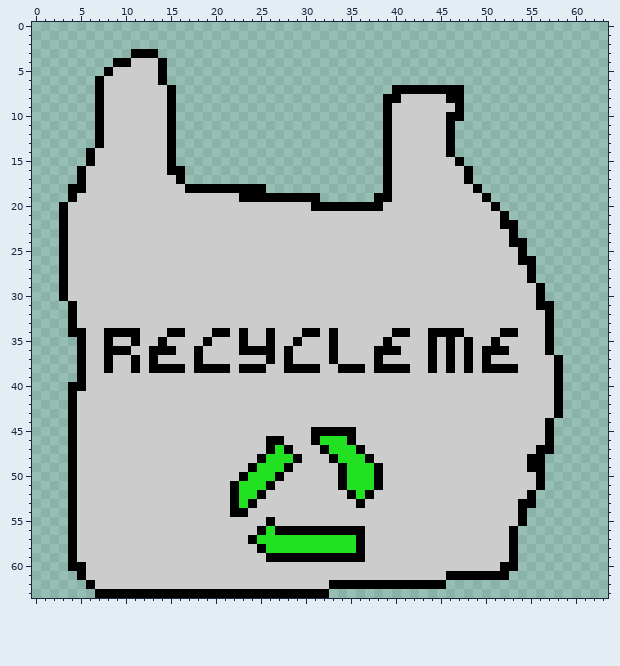
Two states of a pixel-art sprite, assets/images/trash/Bag.png. Above is the file before it was changed.
The file is 64x64 pixels.
The same view after the edit:
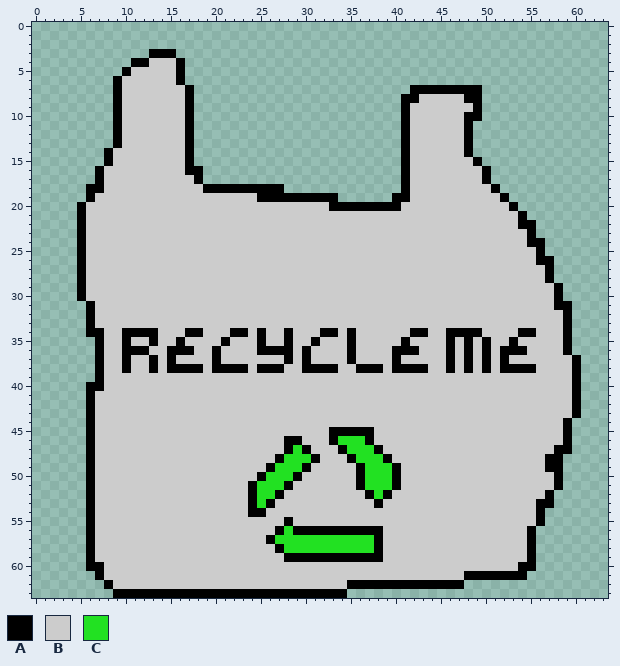
Palette (. is transparent): A #000000  B #cccccc  C #22e122
Difference:
Changed rows in their new state; - is an unchanged pixel.
first column x 3:
 3 --------..-AA---------------------------------------------
 4 ------..AA-BBA--------------------------------------------
 5 -----..A---BBA--------------------------------------------
 6 ----..A----BBA--------------------------------------------
 7 ----..A-----BBA----------------------..------AA-----------
 8 ----..A-----BBA---------------------..AA---BBAA-----------
 9 ----..A-----BBA---------------------..A-----BBA-----------
10 ----..A-----BBA---------------------..A----BBAA-----------
11 ----..A-----BBA---------------------..A----BBA------------
12 ----..A-----BBA---------------------..A----BBA------------
13 ----..A-----BBA---------------------..A----BBA------------
14 ---..A------BBA---------------------..A----BBA------------
15 ---..A------BBA---------------------..A-----BBA-----------
16 --..A-------BBAA--------------------..A------BBA----------
17 --..A--------BBA--------------------..A------BBA----------
18 -..AA---------BB-------AA-----------..A-------BBA---------
19 -..A----------------BB-------AA----..AA--------BBA--------
20 ..A-------------------------BB------AA----------BBA-------
21 ..A----------------------------------------------BBA------
22 ..A----------------------------------------------BBAA-----
23 ..A-----------------------------------------------BBA-----
24 ..A-----------------------------------------------BBAA----
25 ..A------------------------------------------------BBA----
26 ..A------------------------------------------------BBAA---
27 ..A-------------------------------------------------BBA---
28 ..A-------------------------------------------------BBA---
29 ..A--------------------------------------------------BBA--
30 ..A--------------------------------------------------BBA--
31 -..A-------------------------------------------------BBAA-
32 -..A--------------------------------------------------BBA-
33 -..A--------------------------------------------------BBA-
34 -..AABB--AA-BBAA-BBA--AB-A-BBA--A----BBAABB--AA--BBAA-BBA-
35 --..AB-AB-AB-A--B-A-B-AB-AB-A-B-A---B-A--B-----AB-A---BBA-
36 --..ABB-AABB-AAB-A--BB--A--A--B-A--BB-AA-B------B-AA--BBA-
37 --..AB-AB---A--B-A-----B---A--B-A--B-A---B-------A-----BBA
38 --..AB-AB--B--A-B--A-B-AABB--AABB-A-B--AAB------B--AA--BBA
39 --..A--------------------------------------------------BBA
40 -..AA--------------------------------------------------BBA
41 -..A---------------------------------------------------BBA
42 -..A---------------------------------------------------BBA
43 -..A---------------------------------------------------BBA
44 -..A--------------------------------------------------BBA-
45 -..A------------------------BB---AA-------------------BBA-
46 -..A-------------------BBAA-BBA-CCA-------------------BBA-
47 -..A-------------------BB-CA-BBA-CCA-----------------BBAA-
48 -..A------------------BBA-CCA-BBA-CCA---------------BBAA--
49 -..A-----------------BBA-CCA---BBA-CCA--------------BBAA--
50 -..A----------------BBA-CCA----BBA-CCA---------------BBA--
51 -..A---------------BBA-CCA-----BBA-CCA---------------BBA--
52 -..A---------------BBACCA-------BB-CA---------------BBA---
53 -..A---------------BB-CA---------B-A---------------BBAA---
54 -..A---------------BBAA----------------------------BBA----
55 -..A-------------------B-A-------------------------BBA----
56 -..A------------------BB-C--------AA--------------BBA-----
57 -..A-----------------BBA---------CCA--------------BBA-----
58 -..A------------------BBA--------CCA--------------BBA-----
59 -..A-------------------BB---------AA--------------BBA-----
60 -..AA--------------------------------------------BBAA-----
61 --..A--------------------------------------BB-----AA------
62 ---..A------------------------BB-----------AA-------------
63 ----..------------------------AA--------------------------
